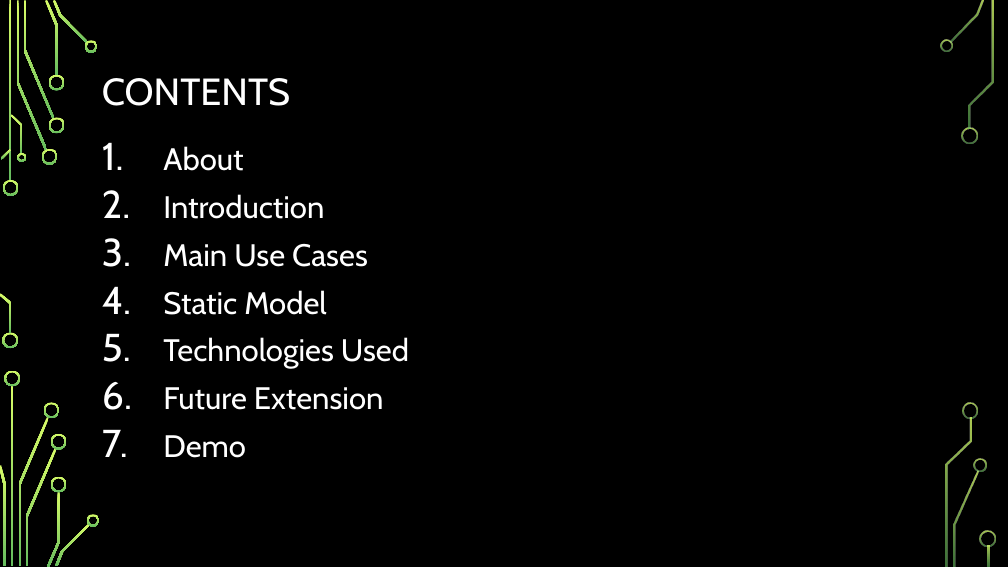
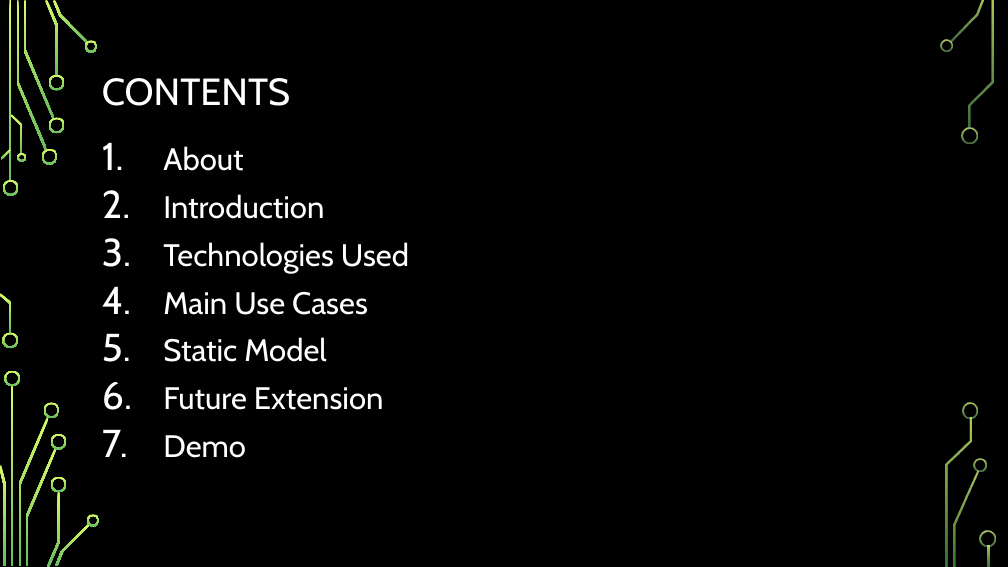
Before and after one commit to nbbon/fms, a slide deck: slide 2 of document/Saigonese-Flight-Management-System.pptx. Drawn at 1008x567 pixels with LibreOffice and Linux fonts; fonts in the diff are those of the drawing; background and template pictures are left out. Boxes give left, top, right and bottom in pixels: in the first picture for what was removed or moved away, otherwise in the second. Text is boxed around its words. In the diff, an @@ line names an element or a change of style, - is before the commit and + after.

```diff
--- a/document/Saigonese-Flight-Management-System.pptx
+++ b/document/Saigonese-Flight-Management-System.pptx
@@ text at box(163, 242, 409, 273): paragraph added @@
+3. Technologies Used
@@ text at box(163, 337, 409, 369): paragraph removed @@
-5. Technologies Used
```
Also in this commit, not shown: 1 other slide changed, 2 other files.
